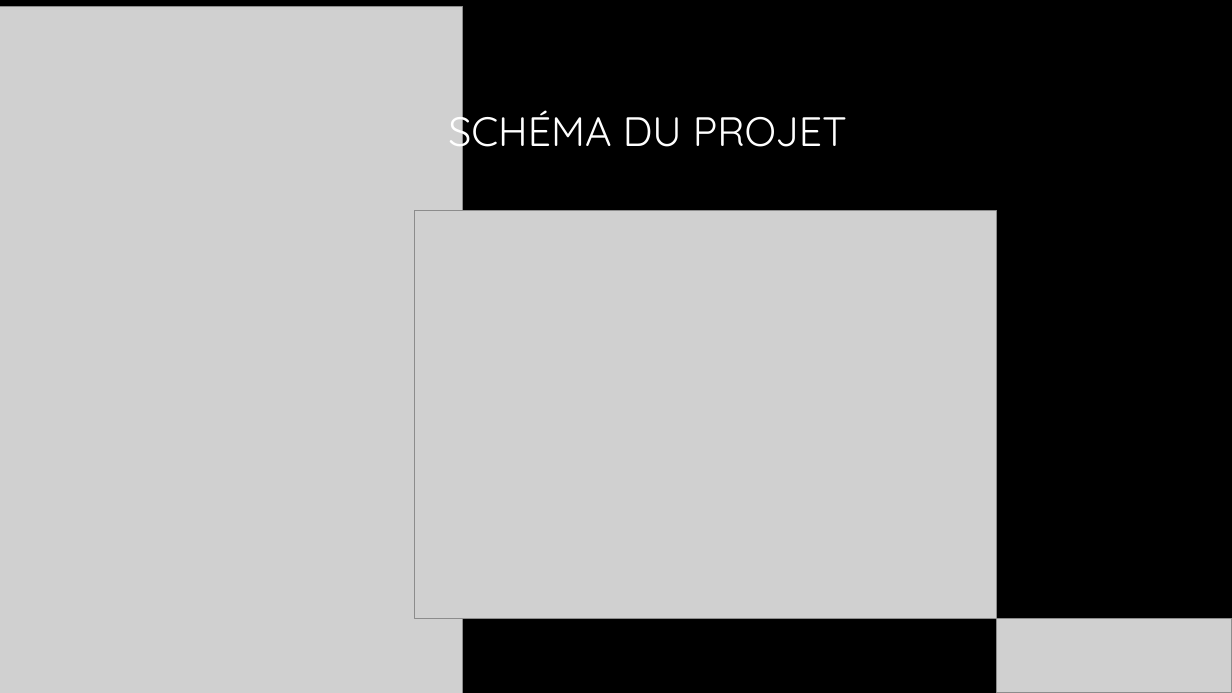
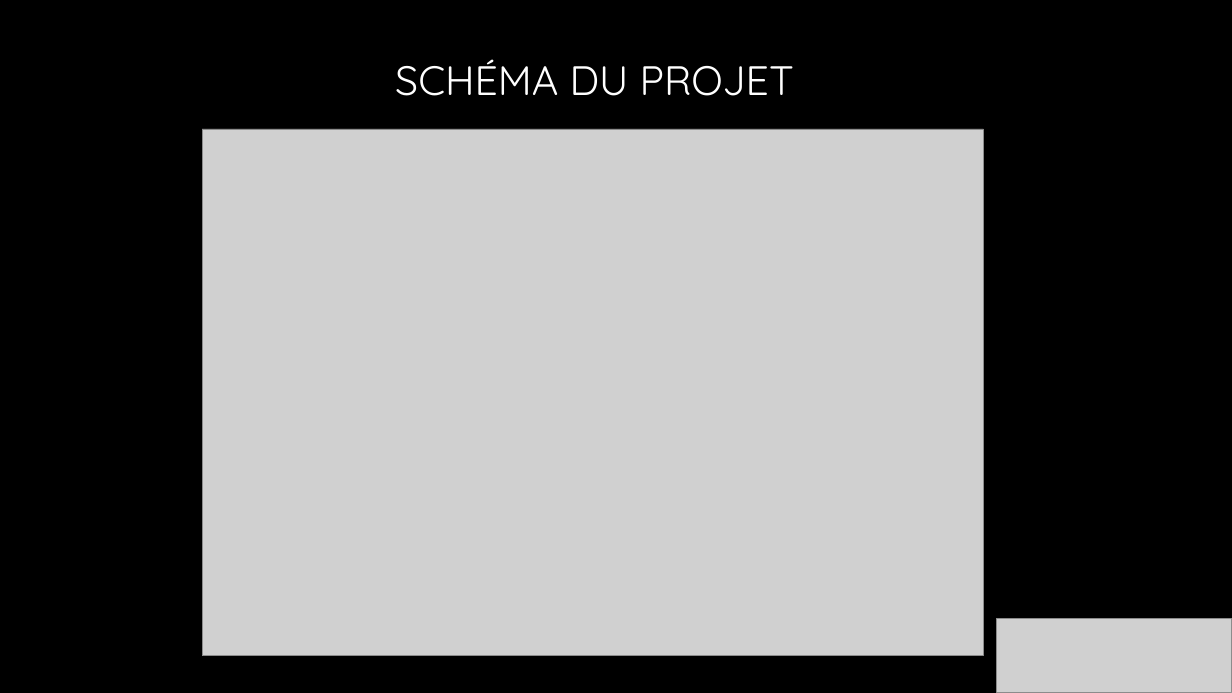
Before and after one commit to Izakun/banc_de_test_eolienne, a slide deck: slide 5 of 05_revue_de_projet/revue_01/02_arnaud_jullien/revue_01_arnaud_jullien.pptx (slide 4 before the commit). Drawn at 1232x693 pixels with LibreOffice and Linux fonts; fonts in the diff are those of the drawing; grey boxes stand for pictures; background and template pictures are left out. Boxes give left, top, right and bottom in pixels: in the first picture for what was removed or moved away, otherwise in the second. Text is boxed around its words. In the diff, an @@ line names an element or a change of style, - is before the commit and + after.

Commit message:
maj revue projet

```diff
--- a/05_revue_de_projet/revue_01/02_arnaud_jullien/revue_01_arnaud_jullien.pptx
+++ b/05_revue_de_projet/revue_01/02_arnaud_jullien/revue_01_arnaud_jullien.pptx
@@ picture removed at box(0, 6, 463, 693) @@
@@ title "SCHÉMA DU PROJET": place and size @@
-title "SCHÉMA DU PROJET" at box(448, 103, 847, 156)
+title "SCHÉMA DU PROJET" at box(395, 59, 794, 96)
@@ title "SCHÉMA DU PROJET" at box(395, 59, 794, 96): text colour gradient #FFFFFF to #A6A6A6 to #FFFFFF @@
@@ picture: place and size @@
-picture at box(415, 211, 997, 619)
+picture at box(202, 129, 984, 656)
```
Also in this commit, not shown: 2 other slides changed, 1 slide added, 2 other files.
